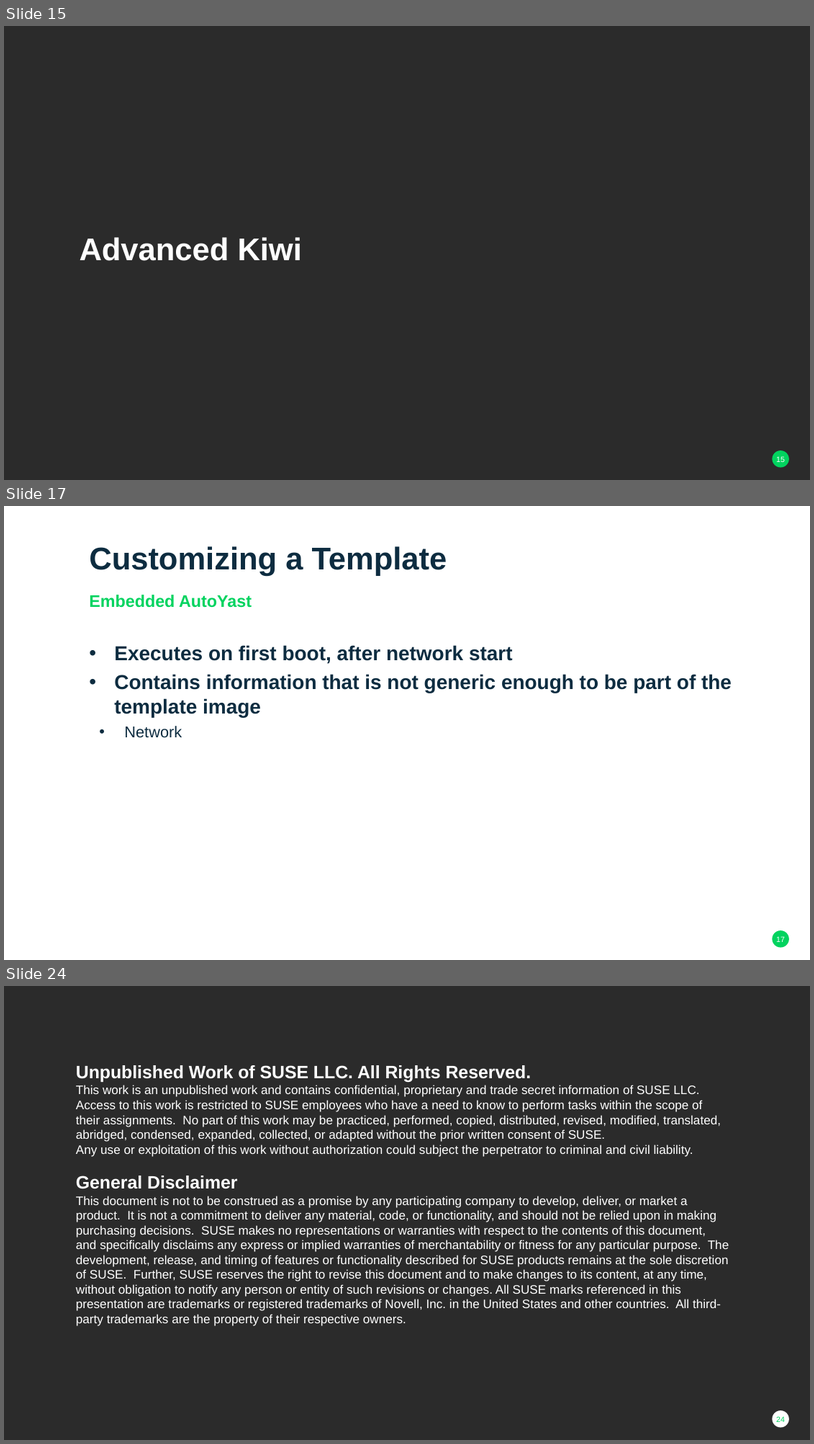
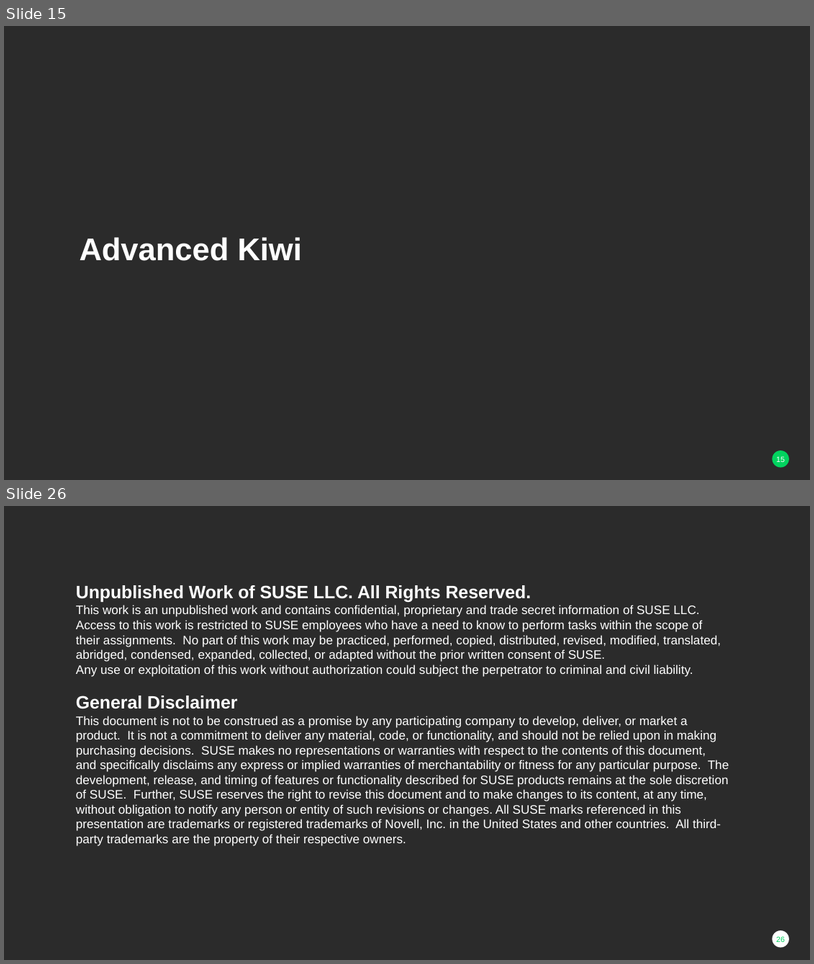
Before and after one commit to darthzen/conferences, a slide deck: susecon/2017/HO126885/HO126885 - Advanced Alchemy Building Gold-Master Images with Kiwi.pptx. Shown one above the other, each under a label of ours: slides 15, 17 and 24 before the commit, slides 15 and 26 after it; the slides between them are not shown. The pictures are 814x1444 and 814x964 pixels, drawn with LibreOffice and Linux fonts; fonts in the diff are those of the drawing; background and template pictures are left out; a plain dark background stands for a picture behind light text. Boxes give left, top, right and bottom in pixels: in the first picture for what was removed or moved away, otherwise in the second. Text is boxed around its words. In the diff, an @@ line names an element or a change of style, - is before the commit and + after.

```diff
--- a/susecon/2017/HO126885/HO126885 - Advanced Alchemy Building Gold-Master Images with Kiwi.pptx
+++ b/susecon/2017/HO126885/HO126885 - Advanced Alchemy Building Gold-Master Images with Kiwi.pptx
@@ slide 17 removed at (4,506,810,960), background #FFFFFF; not listed: 1 template element that a slide beside it also shows @@
@@ title removed at (89,546,448,576) @@
-Customizing a Template
@@ text removed at (89,595,252,608) @@
-Embedded AutoYast
@@ text removed at (114,645,732,738) @@
-• Executes on first boot, after network start
-• Contains information that is not generic enough to be part of the template image
-  • Network
@@ what was slide 24 is now slide 26 @@
@@ page number at (777,936,785,942): text changed @@
-24
+26
```
Also in this commit, not shown: 2 slides changed, 8 slides added, 5 other slides removed.
